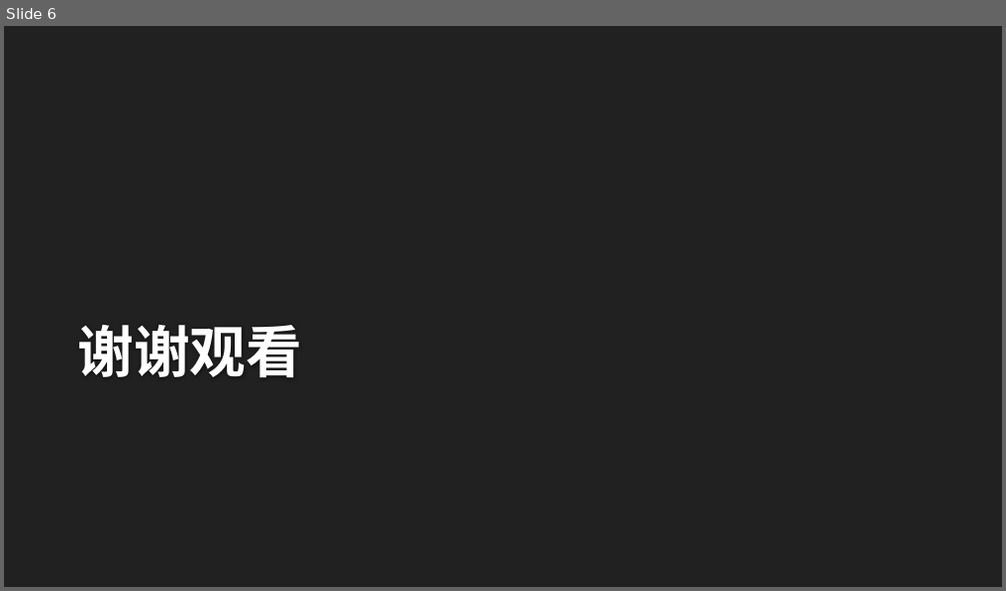
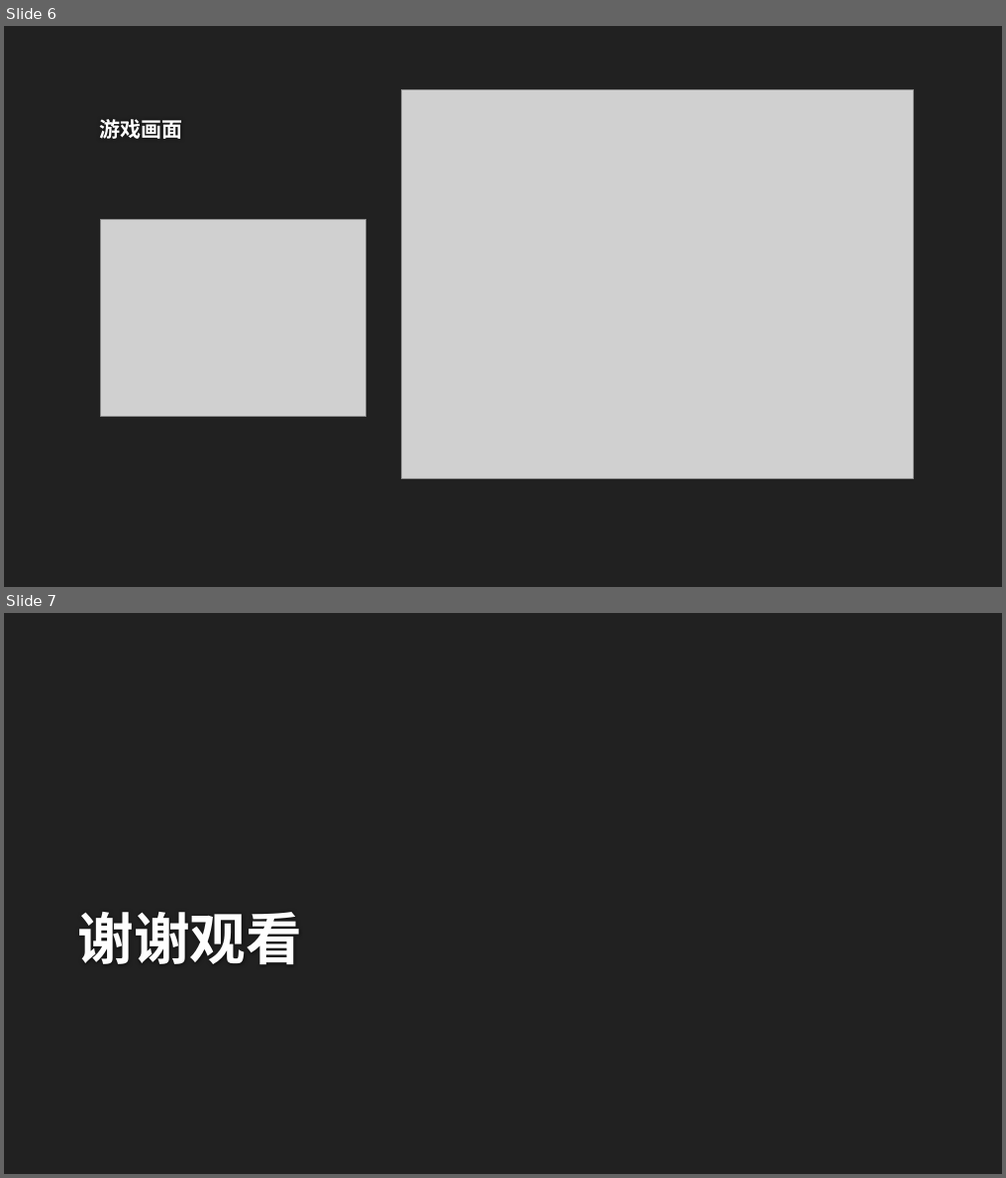
Before and after one commit to JMMAK/unity_homework, a slide deck: unity_ppt/飞船打外星人.pptx. Shown one above the other, each under a label of ours: slide 6 before the commit, slides 6 and 7 after it. The pictures are 1006x591 and 1006x1178 pixels, drawn with LibreOffice and Linux fonts; fonts in the diff are those of the drawing; grey boxes stand for pictures; background and template pictures are left out. Boxes give left, top, right and bottom in pixels: in the first picture for what was removed or moved away, otherwise in the second. Text is boxed around its words. In the diff, an @@ line names an element or a change of style, - is before the commit and + after.

Commit message:
update ppt

```diff
--- a/unity_ppt/飞船打外星人.pptx
+++ b/unity_ppt/飞船打外星人.pptx
@@ slide 6 added at <box>4,26,1002,587</box>, background #212121 @@
@@ picture added at <box>402,89,914,478</box> @@
@@ title added at <box>99,119,182,139</box>, 20 pt, text #FEFEFE, bold @@
+游戏画面
@@ picture added at <box>101,219,365,417</box> @@
@@ what was slide 6 is now slide 7 @@
```
